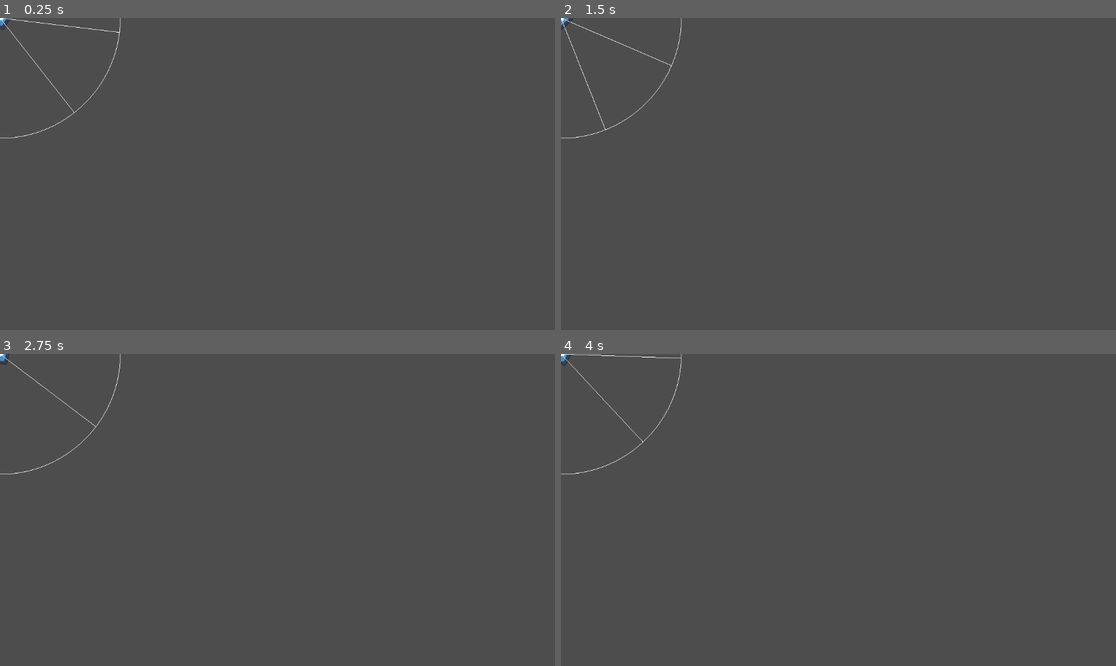
Above: before the commit, frames 1-4 (two rows, left to right).
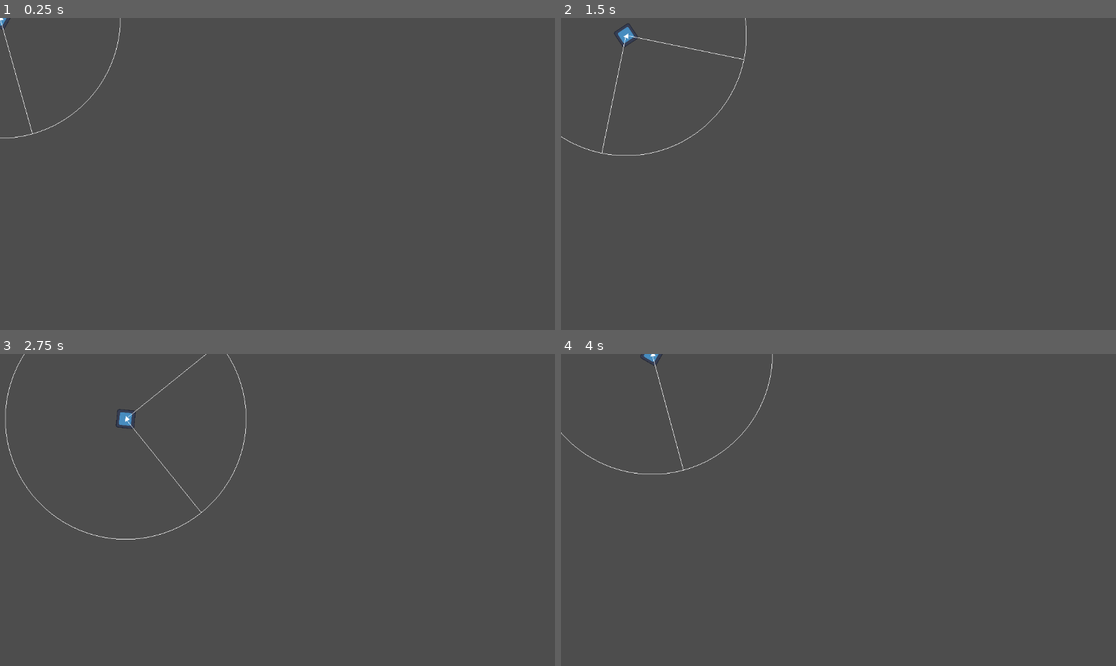
Above: after the commit, the same moments.

Repository: JYiuDev/FOV_Visualization_Demo
Game: Godot game, scene res://FOV_Entities/Observer/character.tscn
Two runs of this game, one before a commit and one after it. Both use one fixed random seed, a clock stepped at 60 frames per second and the inputs below. The engine's default icon, where the game draws it, is replaced by a stand-in: a white triangle on a blue panel in a dark square.
Inputs (mouse positions are in pixels of both pictures, inside the frame that each line leads up to):
- Up to frame 1 (0.25 s): no input
- Up to frame 2 (1.5 s): tap Enter at 0.5 s; move the mouse to (960, 158) at 0.52 s; hold D (Right, bound only after the commit) 0.53-1.28 s; move the mouse to (727, 189) at 1.27 s; hold S (Down, bound only after the commit) from 1.28 s (still down)
- Up to frame 3 (2.75 s): move the mouse to (333, 441) at 2.02 s; release S (Down, bound only after the commit) at 2.03 s; hold D (Right, bound only after the commit) from 2.03 s (still down)
- Up to frame 4 (4 s): move the mouse to (810, 572) at 2.77 s; release D (Right, bound only after the commit) at 2.78 s; hold W (Up, bound only after the commit) 2.78-3.53 s; move the mouse to (1005, 556) at 3.52 s; hold A (Left, bound only after the commit) from 3.53 s (still down)

The runs differ from the first frame. In frame 1, 0.2% of the frame differs, in the area x 0-22%, y 0-37%; in frame 2, 0.6%; in frame 3, 0.6%, in the area x 0-45%, y 0-60%; in frame 4, 0.5%.

Commit message:
update
in progress: research how to use intercept_shap() correctly

Diff:
--- a/FOV_Entities/Observer/CharacterMovement.gd
+++ b/FOV_Entities/Observer/CharacterMovement.gd
@@ -1,7 +1,7 @@
-@tool
 extends CharacterBody2D
 
 @export_range(0,500) var moveSpeed: float
+
 
 # Called when the node enters the scene tree for the first time.
 func _ready():
@@ -11,6 +11,11 @@
 # Called every frame. 'delta' is the elapsed time since the previous frame.
 func _process(delta):
 	faceMouse()
+
+
+func _physics_process(delta):
+	var input_direction = Input.get_vector("Left", "Right", "Up", "Down")
+	velocity = input_direction * moveSpeed
 	move_and_slide()
 
 
--- a/FOV_Entities/Observer/FOV.gd
+++ b/FOV_Entities/Observer/FOV.gd
@@ -1,8 +1,10 @@
 @tool
 extends Node2D
 class_name FOV
+
 @export var viewRadius: float
 @export var viewAngle:  float
+
 
 # Called when the node enters the scene tree for the first time.
 func _ready():
@@ -21,3 +23,10 @@
 
 	var radians: float = (angleInDegree - 90) * PI/180
 	return Vector2(cos(radians), sin(radians))
+
+func FindTargets():
+	var space_state = get_world_2d().direct_space_state
+	var query:PhysicsShapeQueryParameters2D = PhysicsShapeQueryParameters2D.new()
+	var shape:CircleShape2D = CircleShape2D.new()
+	shape.radius = viewRadius
+	query.set_shape(shape)
--- a/FOV_Entities/Observer/character.tscn
+++ b/FOV_Entities/Observer/character.tscn
@@ -1,23 +1,30 @@
-[gd_scene load_steps=5 format=3 uid="uid://k68dj1602unv"]
+[gd_scene load_steps=6 format=3 uid="uid://k68dj1602unv"]
 
 [ext_resource type="Script" path="res://FOV_Entities/Observer/CharacterMovement.gd" id="1_px71a"]
 [ext_resource type="Texture2D" uid="uid://cbkmghmkq1lxn" path="res://icon.svg" id="1_vhn2i"]
 [ext_resource type="Script" path="res://FOV_Entities/Observer/FOV.gd" id="2_cl2k0"]
 [ext_resource type="Script" path="res://FOV_Entities/Observer/FOVDebug.gd" id="2_j3h7k"]
 
+[sub_resource type="CircleShape2D" id="CircleShape2D_bylnx"]
+radius = 18.15
+
 [node name="Character" type="CharacterBody2D"]
-rotation = 1.94201
-scale = Vector2(0.999841, 0.999841)
+scale = Vector2(0.999845, 0.999845)
+collision_mask = 2
 script = ExtResource("1_px71a")
+moveSpeed = 180.0
 
 [node name="Sprite2D" type="Sprite2D" parent="."]
 scale = Vector2(0.3, 0.3)
 texture = ExtResource("1_vhn2i")
 
+[node name="CollisionShape2D" type="CollisionShape2D" parent="."]
+shape = SubResource("CircleShape2D_bylnx")
+
 [node name="FOV" type="Node2D" parent="."]
 script = ExtResource("2_cl2k0")
 viewRadius = 250.0
-viewAngle = 45.0
+viewAngle = 90.0
 
 [node name="FOV_DebugDraw" type="Node2D" parent="FOV" node_paths=PackedStringArray("fow")]
 script = ExtResource("2_j3h7k")
--- /dev/null
+++ b/FOV_Entities/Targets/target.tscn
@@ -0,0 +1,20 @@
+[gd_scene load_steps=3 format=3 uid="uid://dufm7hl1icvwg"]
+
+[ext_resource type="Texture2D" uid="uid://cbkmghmkq1lxn" path="res://icon.svg" id="2_lgupw"]
+
+[sub_resource type="CircleShape2D" id="CircleShape2D_bylnx"]
+radius = 18.15
+
+[node name="Character" type="CharacterBody2D"]
+scale = Vector2(0.999845, 0.999845)
+collision_layer = 4
+collision_mask = 0
+
+[node name="Sprite2D" type="Sprite2D" parent="."]
+self_modulate = Color(1, 0, 0, 1)
+scale = Vector2(0.3, 0.3)
+texture = ExtResource("2_lgupw")
+
+[node name="CollisionShape2D" type="CollisionShape2D" parent="."]
+visible = false
+shape = SubResource("CircleShape2D_bylnx")
--- a/project.godot
+++ b/project.godot
@@ -14,3 +14,36 @@
 run/main_scene="res://FOV_Entities/Observer/character.tscn"
 config/features=PackedStringArray("4.2", "Forward Plus")
 config/icon="res://icon.svg"
+
+[input]
+
+Up={
+"deadzone": 0.5,
+"events": [Object(InputEventKey,"resource_local_to_scene":false,"resource_name":"","device":-1,"window_id":0,"alt_pressed":false,"shift_pressed":false,"ctrl_pressed":false,"meta_pressed":false,"pressed":false,"keycode":0,"physical_keycode":87,"key_label":0,"unicode":119,"echo":false,"script":null)
+, Object(InputEventKey,"resource_local_to_scene":false,"resource_name":"","device":-1,"window_id":0,"alt_pressed":false,"shift_pressed":false,"ctrl_pressed":false,"meta_pressed":false,"pressed":false,"keycode":0,"physical_keycode":4194320,"key_label":0,"unicode":0,"echo":false,"script":null)
+]
+}
+Down={
+"deadzone": 0.5,
+"events": [Object(InputEventKey,"resource_local_to_scene":false,"resource_name":"","device":-1,"window_id":0,"alt_pressed":false,"shift_pressed":false,"ctrl_pressed":false,"meta_pressed":false,"pressed":false,"keycode":0,"physical_keycode":83,"key_label":0,"unicode":115,"echo":false,"script":null)
+, Object(InputEventKey,"resource_local_to_scene":false,"resource_name":"","device":-1,"window_id":0,"alt_pressed":false,"shift_pressed":false,"ctrl_pressed":false,"meta_pressed":false,"pressed":false,"keycode":0,"physical_keycode":4194322,"key_label":0,"unicode":0,"echo":false,"script":null)
+]
+}
+Left={
+"deadzone": 0.5,
+"events": [Object(InputEventKey,"resource_local_to_scene":false,"resource_name":"","device":-1,"window_id":0,"alt_pressed":false,"shift_pressed":false,"ctrl_pressed":false,"meta_pressed":false,"pressed":false,"keycode":0,"physical_keycode":65,"key_label":0,"unicode":97,"echo":false,"script":null)
+, Object(InputEventKey,"resource_local_to_scene":false,"resource_name":"","device":-1,"window_id":0,"alt_pressed":false,"shift_pressed":false,"ctrl_pressed":false,"meta_pressed":false,"pressed":false,"keycode":0,"physical_keycode":4194319,"key_label":0,"unicode":0,"echo":false,"script":null)
+]
+}
+Right={
+"deadzone": 0.5,
+"events": [Object(InputEventKey,"resource_local_to_scene":false,"resource_name":"","device":-1,"window_id":0,"alt_pressed":false,"shift_pressed":false,"ctrl_pressed":false,"meta_pressed":false,"pressed":false,"keycode":0,"physical_keycode":68,"key_label":0,"unicode":100,"echo":false,"script":null)
+, Object(InputEventKey,"resource_local_to_scene":false,"resource_name":"","device":-1,"window_id":0,"alt_pressed":false,"shift_pressed":false,"ctrl_pressed":false,"meta_pressed":false,"pressed":false,"keycode":0,"physical_keycode":4194321,"key_label":0,"unicode":0,"echo":false,"script":null)
+]
+}
+
+[layer_names]
+
+2d_physics/layer_1="Character"
+2d_physics/layer_2="Obstacles"
+2d_physics/layer_3="Targets"
